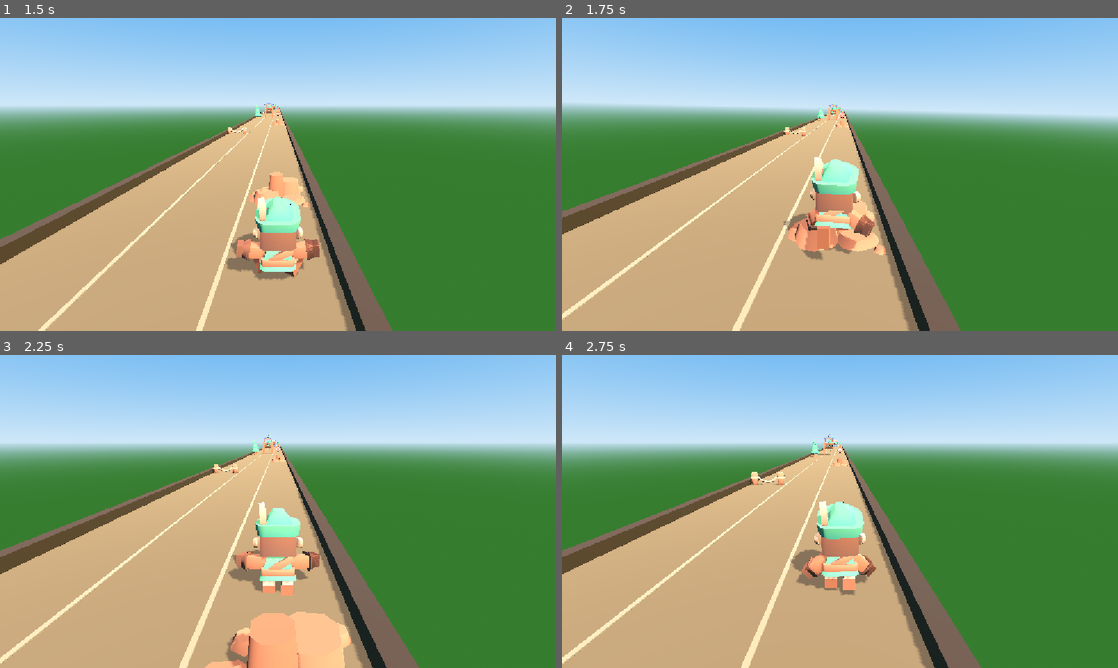
Above: before the commit, frames 1-4 (two rows, left to right).
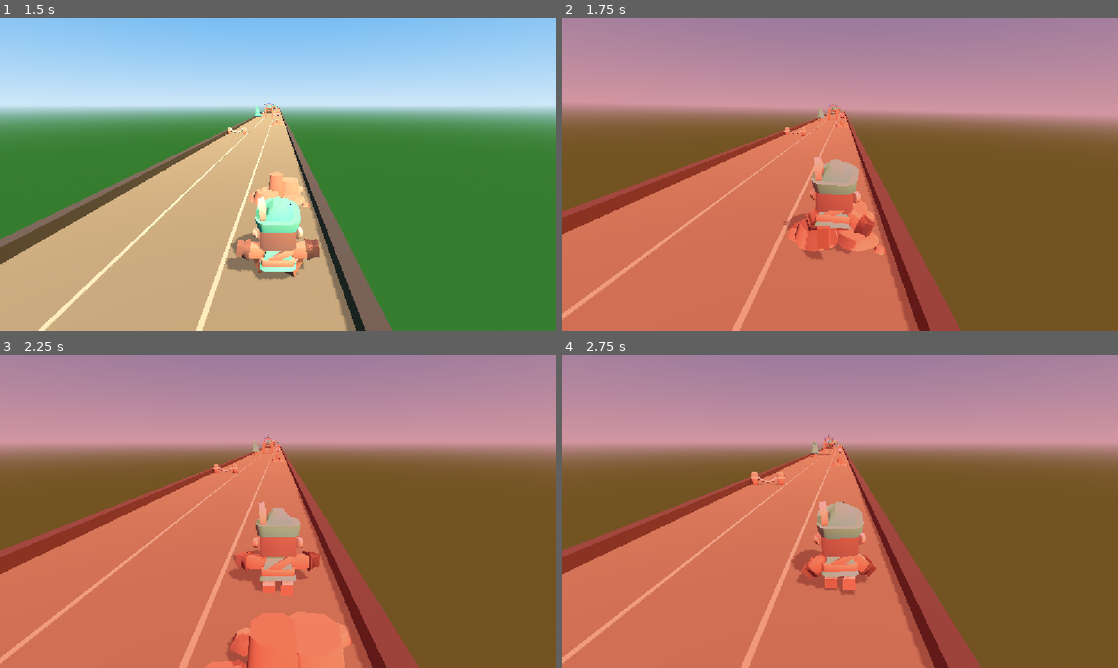
Above: after the commit, the same moments.

Repository: emrullah-enis-ctnky/RobinRunnerGame-Godot
Game: Godot game, scene res://scenes/world/world.tscn
Same seed, same stepped clock (60 frames per second), same inputs: the game is played once before the commit and once after it.
Inputs (mouse positions are in pixels of both pictures, inside the frame that each line leads up to):
- Up to frame 1 (1.5 s): tap Enter (ui_accept) at 0.5 s; move the mouse to (400, 158) at 0.52 s; hold Right (move_right) 0.53-1.25 s; click (400, 158) at 0.67 s; tap Space (jump) at 0.77, 1.07 s; drag from (166, 190) to (250, 237) at 1.27 s
- Up to frame 2 (1.75 s): no input
- Up to frame 3 (2.25 s): move the mouse to (333, 442) at 2.02 s; hold Right (move_right) from 2.03 s (still down); click (333, 442) at 2.17 s
- Up to frame 4 (2.75 s): keep holding Right (move_right)

Frame 1 is identical in both runs. In frame 2, 100% of the frame differs, in the area x 0-100%, y 0-100%; in frame 3, 100%; in frame 4, 100%.

Commit message:
feat(hazards): add timed damage window with full-screen red feedback
Replace the per-run stumble allowance with a timed vulnerability model.
The first forgiving contact still staggers the archer for 0.6s, but now
also opens a 5s damage window announced through the new
EventBus.player_damaged(window_duration) signal. A second forgiving
contact inside that window is fatal, while surviving it heals the archer
and lets a later contact open a fresh window. Lethal trees and fragile
barriers remain instantly fatal.

Render the window with the project's first UI element, DamageOverlay
(CanvasLayer holding a full-rect ColorRect), which pulses a full-screen
red overlay via a _process-driven sine and fades out as the window
closes. No health bar is shown.

Drop GameConfig.MAX_STUMBLES_PER_RUN and PlayerController.stumbles_remaining,
and update the player and obstacle suites to the new rule.

Co-authored-by: CommandCodeBot <noreply@commandcode.ai>

Diff:
--- /dev/null
+++ b/scenes/ui/damage_overlay.tscn
@@ -0,0 +1,16 @@
+[gd_scene format=3 uid="uid://c8n4v2x6bq70p"]
+
+[ext_resource type="Script" path="res://scripts/ui/damage_overlay.gd" id="1_overlay"]
+
+[node name="DamageOverlay" type="CanvasLayer"]
+layer = 100
+script = ExtResource("1_overlay")
+
+[node name="Tint" type="ColorRect" parent="."]
+anchors_preset = 15
+anchor_right = 1.0
+anchor_bottom = 1.0
+grow_horizontal = 2
+grow_vertical = 2
+mouse_filter = 2
+color = Color(0.85, 0.05, 0.05, 0)
--- a/scenes/world/world.tscn
+++ b/scenes/world/world.tscn
@@ -1,9 +1,10 @@
-[gd_scene load_steps=7 format=3 uid="uid://bworldmain"]
+[gd_scene load_steps=8 format=3 uid="uid://bworldmain"]
 
 [ext_resource type="Script" path="res://scenes/world/world.gd" id="1_world"]
 [ext_resource type="PackedScene" uid="uid://c7m8x4w6laq1r" path="res://scenes/player/player.tscn" id="2_player"]
 [ext_resource type="PackedScene" uid="uid://dp7m2x9k4q1w8" path="res://scenes/camera/runner_camera.tscn" id="3_camera"]
 [ext_resource type="Script" path="res://scripts/world/track_spawner.gd" id="4_spawner"]
+[ext_resource type="PackedScene" uid="uid://c8n4v2x6bq7zp" path="res://scenes/ui/damage_overlay.tscn" id="5_overlay"]
 
 [sub_resource type="ProceduralSkyMaterial" id="ProceduralSkyMaterial_world"]
 sky_top_color = Color(0.25, 0.52, 0.88, 1)
@@ -48,3 +49,5 @@
 
 [node name="TrackSpawner" type="Node3D" parent="."]
 script = ExtResource("4_spawner")
+
+[node name="DamageOverlay" parent="." instance=ExtResource("5_overlay")]
--- a/scripts/common/game_config.gd
+++ b/scripts/common/game_config.gd
@@ -43,9 +43,9 @@
 const LAYER_PICKUP: int = 1 << 5
 
 # Hazard Resolution
-const MAX_STUMBLES_PER_RUN: int = 1
 const STUMBLE_DURATION: float = 0.6
 const STUMBLE_SPEED_FACTOR: float = 0.45
+const DAMAGE_WINDOW_DURATION: float = 5.0
 
 
 ## Returns the 3D X coordinate for a specific lane index.
--- a/scripts/managers/event_bus.gd
+++ b/scripts/managers/event_bus.gd
@@ -13,6 +13,7 @@
 signal player_jumped
 signal player_landed
 signal player_hit_hazard(hazard_type: String)
+signal player_damaged(window_duration: float)
 signal player_died
 
 # Combat & Ability Signals
--- a/scripts/player/player_controller.gd
+++ b/scripts/player/player_controller.gd
@@ -28,6 +28,7 @@
 @export var duck_duration: float = 0.65
 @export var stumble_duration: float = GameConfig.STUMBLE_DURATION
 @export var stumble_speed_factor: float = GameConfig.STUMBLE_SPEED_FACTOR
+@export var vulnerability_duration: float = GameConfig.DAMAGE_WINDOW_DURATION
 @export var duck_hitbox_radius: float = 0.3
 @export var duck_hitbox_height: float = 0.7
 
@@ -38,7 +39,8 @@
 var duck_timer: float = 0.0
 var is_stumbling: bool = false
 var stumble_timer: float = 0.0
-var stumbles_remaining: int = GameConfig.MAX_STUMBLES_PER_RUN
+var is_vulnerable: bool = false
+var vulnerability_timer: float = 0.0
 var can_control: bool = true
 
 # Stand-in shapes swapped on the detector; Jolt rejects non-uniform shape scaling
@@ -102,6 +104,7 @@
 		return
 
 	_update_stumble(delta)
+	_update_vulnerability(delta)
 
 	# Input is locked while staggering, but forward momentum keeps the run alive
 	if not is_stumbling:
@@ -246,29 +249,28 @@
 	take_hit(hazard_name, lethal)
 
 
-## Resolves a hazard impact: lethal hazards are always fatal, the rest stagger once.
+## Resolves a hazard impact: lethal hazards are always fatal, while a forgiving contact
+## staggers the runner and opens the damage window in which a second contact is fatal.
 func take_hit(hazard_name: String, lethal: bool = false) -> void:
 	if not can_control:
 		return
 
-	# Lethal hazards (trees, logs) ignore the stumbling immunity and end the run at once
+	# Lethal hazards (trees, fragile barriers) end the run at once
 	if lethal:
 		_emit_hazard_hit(hazard_name)
 		_die()
 		return
 
-	# A contact absorbed by the stagger window leaves the player unharmed
-	if is_stumbling:
-		return
-
+	# A second forgiving contact inside the damage window is fatal
+	if is_vulnerable:
+		_emit_hazard_hit(hazard_name)
+		_die()
+		return
+
+	# The first forgiving contact staggers the runner and opens the damage window
 	_emit_hazard_hit(hazard_name)
-
-	if stumbles_remaining > 0:
-		stumbles_remaining -= 1
-		_start_stumble(hazard_name)
-		return
-
-	_die()
+	_start_stumble(hazard_name)
+	_start_vulnerability()
 
 
 ## Broadcasts the hazard label so feedback systems (camera, HUD) can react.
@@ -278,7 +280,7 @@
 		bus.player_hit_hazard.emit(hazard_name)
 
 
-## Starts the stagger window in which the player stays hazard-immune.
+## Starts the short stumble in which the runner is slowed and tips out of posture.
 ## Overhead arches read as a head bump while ground hazards tip the runner forward.
 func _start_stumble(hazard_name: String = "") -> void:
 	is_stumbling = true
@@ -291,7 +293,7 @@
 		visual_model.rotation.x = HEAD_BUMP_TILT_BACK if overhead else STUMBLE_TILT_FORWARD
 
 
-## Counts down the stagger window and restores posture when it expires.
+## Counts down the stumble window and restores posture when it expires.
 func _update_stumble(delta: float) -> void:
 	if not is_stumbling:
 		return
@@ -303,10 +305,30 @@
 			visual_model.rotation.x = 0.0
 
 
-## Ends the run once the player has no stumbles left.
+## Opens the damage window during which the next forgiving contact is fatal.
+func _start_vulnerability() -> void:
+	is_vulnerable = true
+	vulnerability_timer = vulnerability_duration
+	if has_node("/root/EventBus"):
+		var bus: Node = get_node("/root/EventBus")
+		bus.player_damaged.emit(vulnerability_duration)
+
+
+## Counts down the damage window and heals the runner once it expires.
+func _update_vulnerability(delta: float) -> void:
+	if not is_vulnerable:
+		return
+
+	vulnerability_timer -= delta
+	if vulnerability_timer <= 0.0:
+		is_vulnerable = false
+
+
+## Ends the run on a fatal hazard or a second contact inside the damage window.
 func _die() -> void:
 	can_control = false
 	is_stumbling = false
+	is_vulnerable = false
 	velocity = Vector3.ZERO
 	if visual_model:
 		visual_model.rotation = Vector3.ZERO
@@ -333,7 +355,8 @@
 	is_stumbling = false
 	stumble_animates = false
 	stumble_timer = 0.0
-	stumbles_remaining = GameConfig.MAX_STUMBLES_PER_RUN
+	is_vulnerable = false
+	vulnerability_timer = 0.0
 	can_control = true
 	if visual_model:
 		visual_model.scale = Vector3.ONE
--- /dev/null
+++ b/scripts/ui/damage_overlay.gd
@@ -0,0 +1,60 @@
+class_name DamageOverlay
+extends CanvasLayer
+## Full-screen red pulse shown while the player sits inside the damage window.
+
+@export var flash_color: Color = Color(0.85, 0.05, 0.05)
+@export_range(0.5, 20.0, 0.1) var pulse_hz: float = 6.0
+@export_range(0.0, 1.0, 0.01) var peak_alpha: float = 0.45
+@export_range(0.0, 1.0, 0.01) var min_alpha: float = 0.08
+@export var fade_out_time: float = 1.0
+
+@onready var _tint: ColorRect = $Tint
+
+var _active: bool = false
+var _remaining: float = 0.0
+var _phase: float = 0.0
+
+
+## Seeds the tint and connects the overlay to the player's damage and run-end signals.
+func _ready() -> void:
+	_tint.color = Color(flash_color.r, flash_color.g, flash_color.b, 0.0)
+	_tint.visible = false
+
+	if has_node("/root/EventBus"):
+		var bus: Node = get_node("/root/EventBus")
+		bus.player_damaged.connect(_on_player_damaged)
+		bus.player_died.connect(_clear)
+		bus.game_restarted.connect(_clear)
+
+
+## Starts a fresh pulse for the given damage window duration.
+func _on_player_damaged(window_duration: float) -> void:
+	_active = true
+	_remaining = maxf(window_duration, 0.01)
+	_phase = 0.0
+	_tint.visible = true
+
+
+## Pulses the tint for the damage window, then clears it when the window expires.
+func _process(delta: float) -> void:
+	if not _active:
+		return
+
+	_remaining -= delta
+	if _remaining <= 0.0:
+		_clear()
+		return
+
+	_phase += delta
+	var pulse: float = 0.5 + 0.5 * sin(_phase * TAU * pulse_hz)
+	var alpha: float = lerpf(min_alpha, peak_alpha, pulse)
+	alpha *= clampf(_remaining / fade_out_time, 0.0, 1.0)
+	_tint.color.a = alpha
+
+
+## Hides the overlay and resets its pulse state.
+func _clear() -> void:
+	_active = false
+	_remaining = 0.0
+	_tint.color.a = 0.0
+	_tint.visible = false
--- a/tests/unit/test_obstacles.gd
+++ b/tests/unit/test_obstacles.gd
@@ -264,9 +264,10 @@
 	_end_test("Hazard Visual & Collider Alignment")
 
 
-## Verifies lethal hazards end the run instantly and bypass the stagger immunity.
+## Verifies lethal hazards end the run instantly and that a second forgiving contact
+## inside the damage window is fatal.
 func _test_lethal_hit_resolution() -> void:
-	_start_test("Lethal Hit Resolution & Immunity Bypass")
+	_start_test("Lethal Hit Resolution & Damage Window")
 
 	var player: CharacterBody3D = PLAYER_SCENE.instantiate() as CharacterBody3D
 	add_child(player)
@@ -275,21 +276,25 @@
 	_assert(not player.can_control, "A lethal hit must end the run immediately.")
 	_assert(not player.is_stumbling, "A lethal hit must not leave the player staggering.")
 
-	# A lethal hit inside the stagger window must still be fatal
+	# A lethal hit inside the damage window must still be fatal
 	player.reset_player()
 	player.take_hit("rocks", false)
 	_assert(player.is_stumbling, "A forgiving hazard must stagger the player first.")
 	player.take_hit("tree", true)
-	_assert(not player.can_control, "A lethal hit must bypass the stagger immunity window.")
+	_assert(not player.can_control, "A lethal hit must remain fatal inside the damage window.")
 
 	# A forgiving hazard must not kill on its first contact
 	player.reset_player()
 	player.take_hit("rocks", false)
-	_assert(player.can_control and player.is_stumbling,
-		"A forgiving hazard must stagger without ending the run.")
+	_assert(player.can_control and player.is_stumbling and player.is_vulnerable,
+		"A forgiving hazard must stagger and open the damage window without ending the run.")
+
+	# A second forgiving contact inside the window must end the run
+	player.take_hit("rocks", false)
+	_assert(not player.can_control, "A second forgiving contact inside the damage window must be fatal.")
 
 	player.queue_free()
-	_end_test("Lethal Hit Resolution & Immunity Bypass")
+	_end_test("Lethal Hit Resolution & Damage Window")
 
 
 ## Verifies a ground stagger reads as a forward tip (or the baked hit clip) while an
--- a/tests/unit/test_player_runner.gd
+++ b/tests/unit/test_player_runner.gd
@@ -134,23 +134,27 @@
 	return true
 
 
-## Tests hazard staggering, the fatal follow-up hit, and player reset.
+## Tests the damage window: a stagger on the first hit, a fatal follow-up hit inside the
+## window, healing once the window expires, and player reset.
 func _test_hazard_collision_and_reset() -> bool:
-	print("[TEST] Hazard Stumble, Death & Reset...")
+	print("[TEST] Hazard Damage Window, Death & Reset...")
 	var player: CharacterBody3D = PlayerScene.instantiate() as CharacterBody3D
 	add_child(player)
 
 	var signals_received: Dictionary = {
 		"hit": false,
+		"damaged": false,
+		"damage_duration": 0.0,
 		"died": false
 	}
 
 	if has_node("/root/EventBus"):
 		var bus: Node = get_node("/root/EventBus")
 		bus.player_hit_hazard.connect(func(_hazard: String) -> void: signals_received["hit"] = true)
+		bus.player_damaged.connect(_capture_damage.bind(signals_received))
 		bus.player_died.connect(func() -> void: signals_received["died"] = true)
 
-	# The first contact must only stagger the player, never end the run
+	# The first contact must stagger the player and open the damage window
 	player.take_hit("test_rock")
 	if not signals_received["hit"]:
 		printerr("FAIL: First hit must emit player_hit_hazard")
@@ -160,28 +164,38 @@
 		printerr("FAIL: First hit must stagger the player instead of killing it")
 		player.queue_free()
 		return false
+	if not player.is_vulnerable:
+		printerr("FAIL: First hit must open the damage window")
+		player.queue_free()
+		return false
+	if not signals_received["damaged"] or not is_equal_approx(signals_received["damage_duration"], GameConfig.DAMAGE_WINDOW_DURATION):
+		printerr("FAIL: First hit must emit player_damaged with the window duration")
+		player.queue_free()
+		return false
 	if not player.can_control:
 		printerr("FAIL: Player must keep running while staggering")
 		player.queue_free()
 		return false
 
-	# A second contact inside the stagger window must be ignored
-	player.take_hit("test_rock")
-	if signals_received["died"]:
-		printerr("FAIL: Contact inside the stagger window must be ignored")
-		player.queue_free()
-		return false
-
-	# Once the stagger expires the next contact becomes fatal
-	player._update_stumble(player.stumble_duration)
-	if player.is_stumbling:
-		printerr("FAIL: Stagger window should expire after its duration")
-		player.queue_free()
-		return false
-
+	# A second contact inside the damage window must be fatal
 	player.take_hit("test_rock")
 	if not signals_received["died"] or player.can_control:
-		printerr("FAIL: Follow-up hit must end the run and disable control")
+		printerr("FAIL: A follow-up hit inside the damage window must end the run")
+		player.queue_free()
+		return false
+
+	# Surviving the window heals the player so the next contact only staggers again
+	player.reset_player()
+	signals_received["died"] = false
+	player.take_hit("test_rock")
+	player._update_vulnerability(player.vulnerability_duration)
+	if player.is_vulnerable:
+		printerr("FAIL: Damage window should expire after its duration")
+		player.queue_free()
+		return false
+	player.take_hit("test_rock")
+	if signals_received["died"] or not player.can_control:
+		printerr("FAIL: A hit after the damage window must only stagger")
 		player.queue_free()
 		return false
 
@@ -191,11 +205,17 @@
 		printerr("FAIL: Player reset failed to restore control, lane, or position")
 		player.queue_free()
 		return false
-	if player.stumbles_remaining != GameConfig.MAX_STUMBLES_PER_RUN:
-		printerr("FAIL: Player reset failed to restore the stumble allowance")
-		player.queue_free()
-		return false
-
-	player.queue_free()
-	print("  -> Hazard Stumble, Death & Reset passed.")
-	return true
+	if player.is_vulnerable:
+		printerr("FAIL: Player reset failed to clear the damage window")
+		player.queue_free()
+		return false
+
+	player.queue_free()
+	print("  -> Hazard Damage Window, Death & Reset passed.")
+	return true
+
+
+## Records the damage window duration emitted by the player into a shared store.
+func _capture_damage(window_duration: float, store: Dictionary) -> void:
+	store["damaged"] = true
+	store["damage_duration"] = window_duration
Not shown, added: scripts/ui/damage_overlay.gd.uid
Not shown, changed: README.md
Not shown, changed: memory-bank/progress.md
